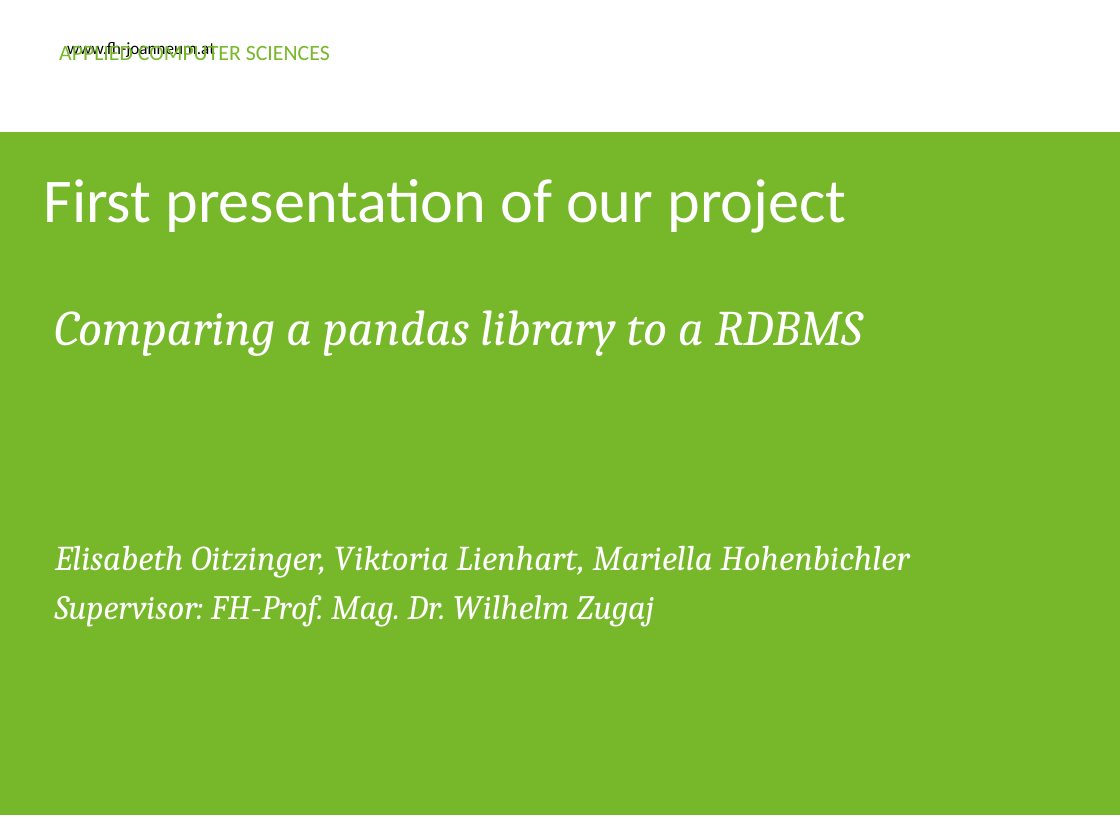
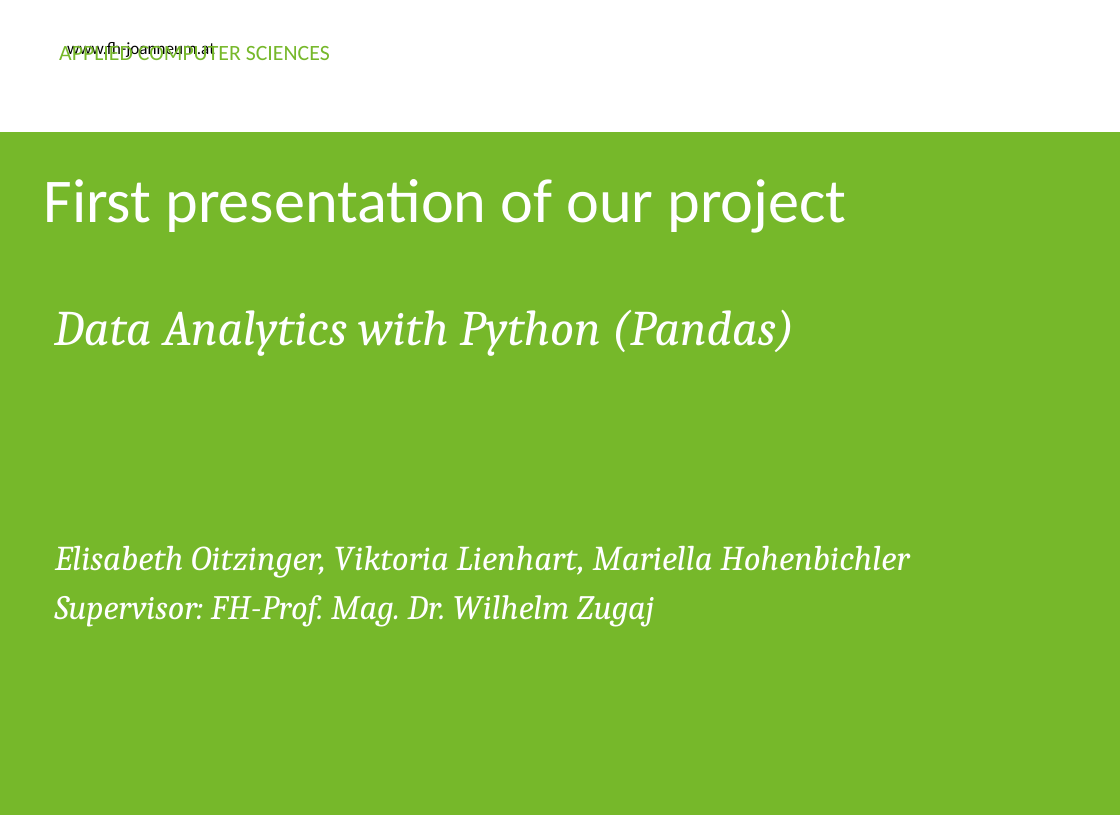
Before and after one commit to hohenbic16/projektarbeit1, a slide deck: slide 1 of project_presentation.pptx. Drawn at 1120x840 pixels with LibreOffice and Linux fonts; fonts in the diff are those of the drawing; background and template pictures are left out. Boxes give left, top, right and bottom in pixels: in the first picture for what was removed or moved away, otherwise in the second. Text is boxed around its words. In the diff, an @@ line names an element or a change of style, - is before the commit and + after.

Commit message:
updated the first presentation slides

```diff
--- a/project_presentation.pptx
+++ b/project_presentation.pptx
@@ text at [54, 310, 795, 356]: text changed @@
-Comparing a pandas library to a RDBMS
+Data Analytics with Python (Pandas)
```
Also in this commit, not shown: 2 other slides changed.
